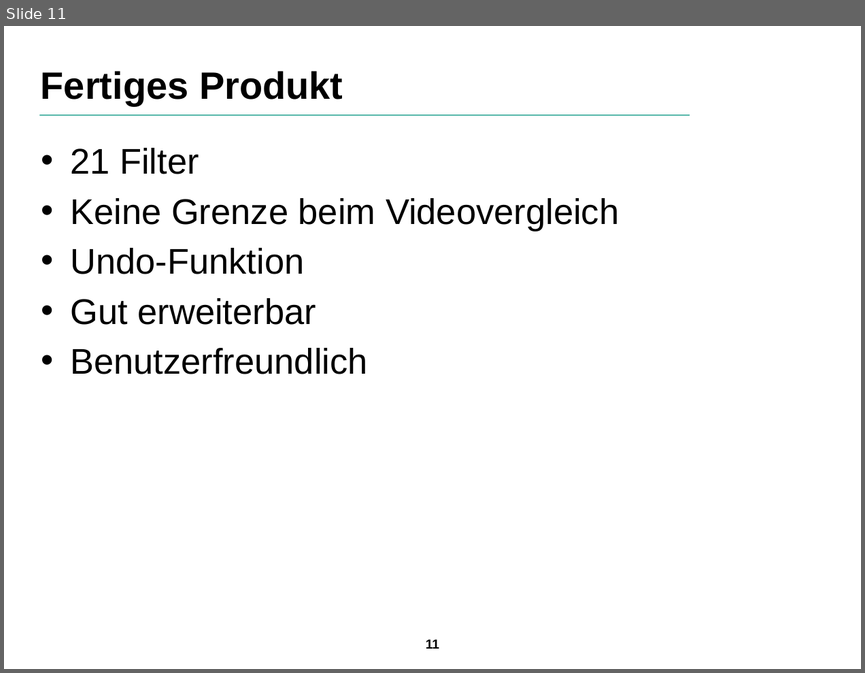
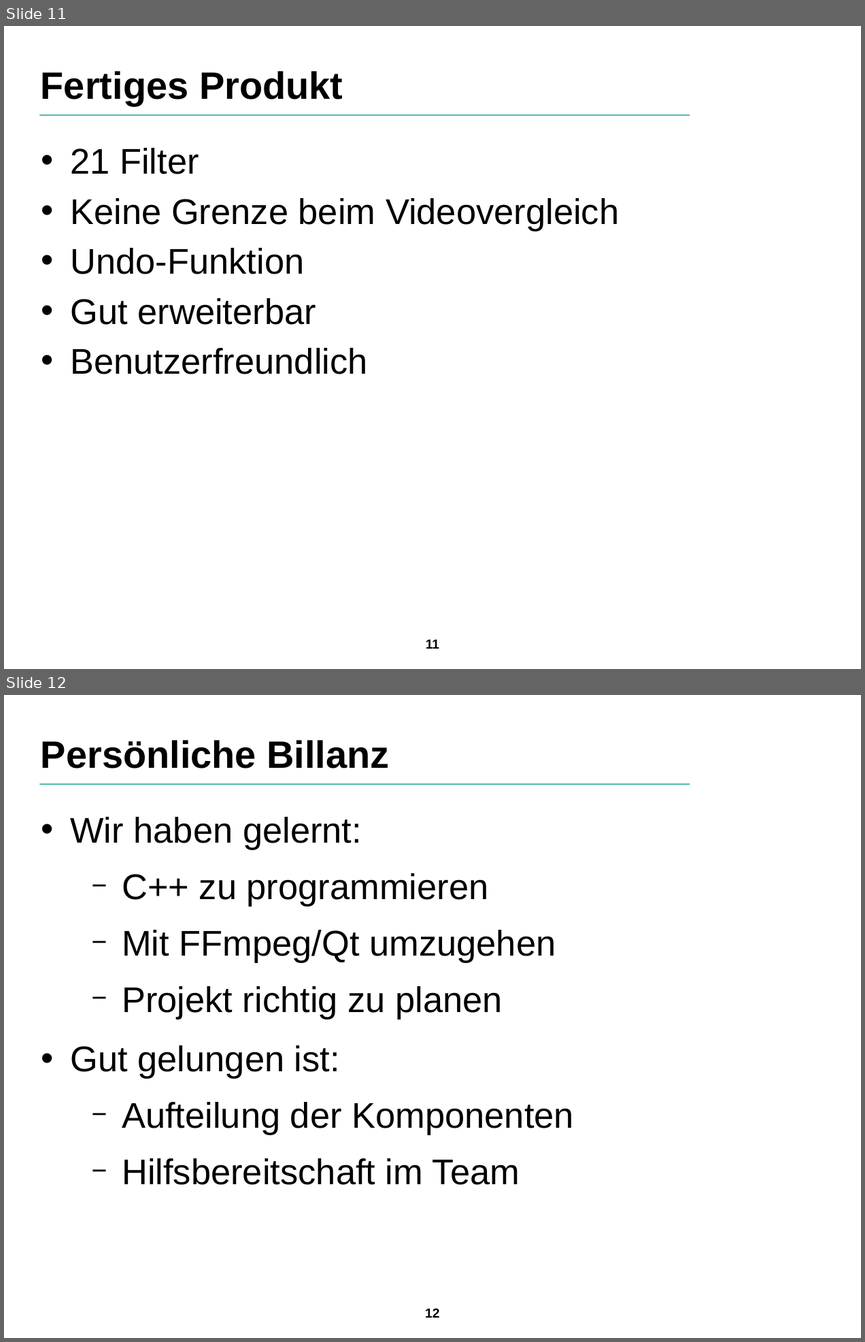
Before and after one commit to SuppenGeist/pse-ws1516-videoencoder-ta, a slide deck: Präsentation/Präsentation.odp. Shown one above the other, each under a label of ours: slide 11 before the commit, slides 11 and 12 after it. The pictures are 865x673 and 865x1342 pixels, drawn with LibreOffice and Linux fonts; fonts in the diff are those of the drawing; background and template pictures are left out. Boxes give left, top, right and bottom in pixels: in the first picture for what was removed or moved away, otherwise in the second. Text is boxed around its words. In the diff, an @@ line names an element or a change of style, - is before the commit and + after.

```diff
--- a/Präsentation/Präsentation.odp
+++ b/Präsentation/Präsentation.odp
@@ slide 12 added at box(4, 695, 861, 1338), background picture (left out); not listed: 2 template elements that a slide beside it also shows @@
@@ title added at box(41, 740, 389, 768), 32 pt, text #000000, bold @@
+Persönliche Billanz
@@ text added at box(70, 817, 574, 1185), 30 pt, text #000000 @@
+• Wir haben gelernt:
+  − C++ zu programmieren
+  − Mit FFmpeg/Qt umzugehen
+  − Projekt richtig zu planen
+• Gut gelungen ist:
+  − Aufteilung der Komponenten
+  − Hilfsbereitschaft im Team
```
Also in this commit, not shown: 1 slide changed, 1 slide removed.
